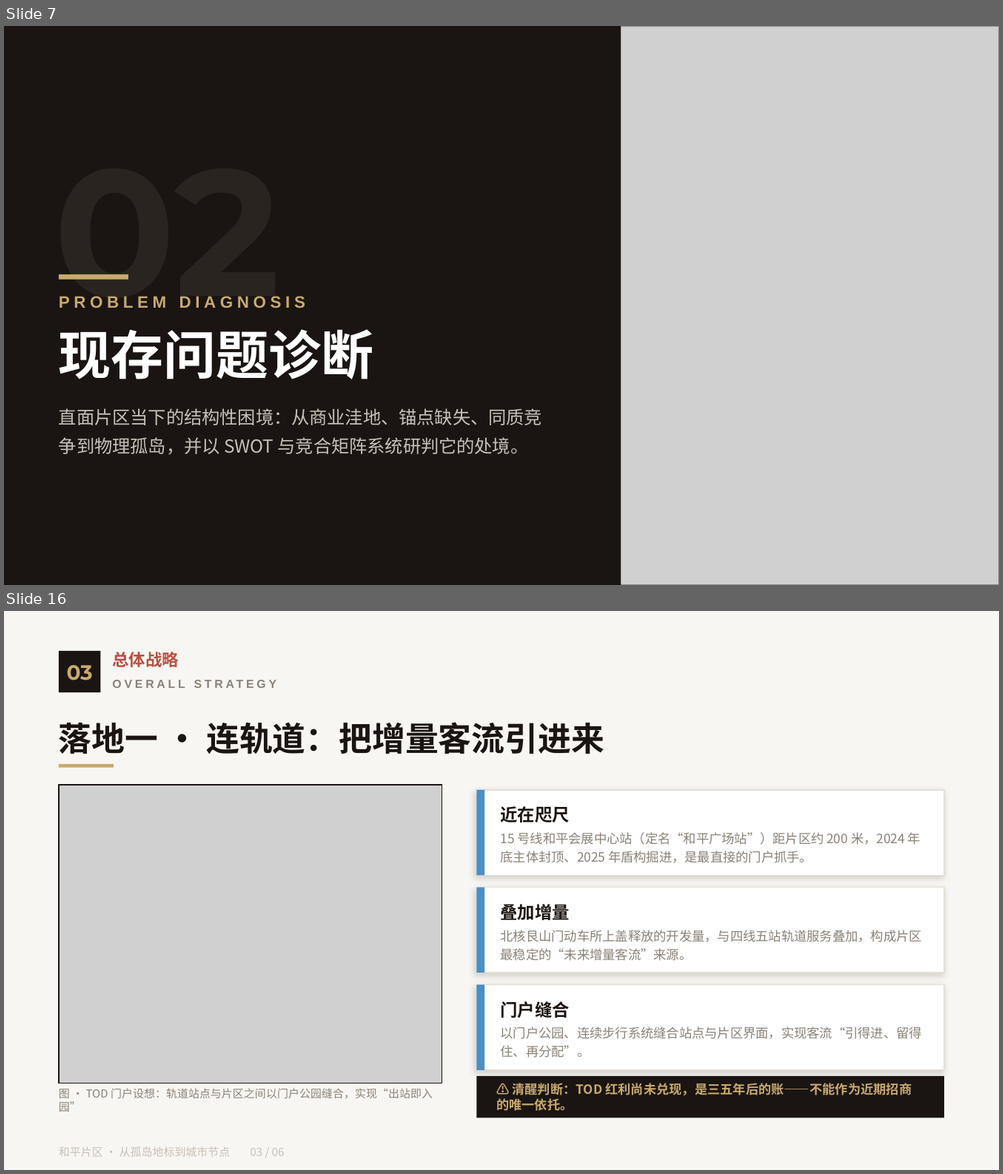
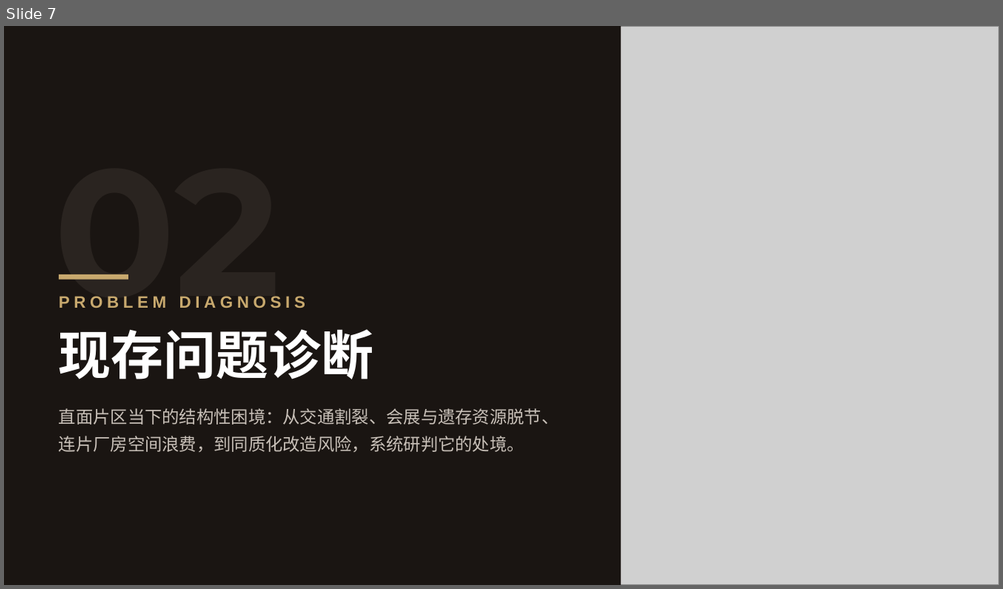
Before and after one commit to everglowwwww/LeoLee-Artical-and-Speech, a slide deck: 和平片区整体规划方案.pptx. Shown one above the other, each under a label of ours: slides 7 and 16 before the commit, slide 7 after it; the slides between them are not shown. The pictures are 1003x1174 and 1003x589 pixels, drawn with LibreOffice and Linux fonts; fonts in the diff are those of the drawing; grey boxes stand for pictures. Boxes give left, top, right and bottom in pixels: in the first picture for what was removed or moved away, otherwise in the second. Text is boxed around its words. In the diff, an @@ line names an element or a change of style, - is before the commit and + after.

```diff
--- a/和平片区整体规划方案.pptx
+++ b/和平片区整体规划方案.pptx
@@ slide 16 removed at (4, 611, 999, 1170), background #F8F6F2 @@
@@ rectangle removed at (59, 651, 100, 692) @@
@@ text removed at (112, 652, 179, 667) @@
-总体战略
@@ text removed at (67, 665, 93, 681) @@
-03
@@ text removed at (112, 672, 609, 695) @@
-OVERALL STRATEGY
@@ text removed at (59, 722, 604, 754) @@
-落地一 · 连轨道：把增量客流引进来
@@ rectangle removed at (59, 764, 114, 768) @@
@@ picture removed at (59, 785, 441, 1083) @@
@@ rectangle removed at (59, 785, 441, 1083) @@
@@ rectangle removed at (476, 790, 944, 876) @@
@@ rectangle removed at (476, 790, 484, 876) @@
@@ text removed at (501, 806, 569, 823) @@
-近在咫尺
@@ text removed at (501, 832, 920, 863) @@
-15 号线和平会展中心站（定名“和平广场站”）距片区约 200 米，2024 年底主体封顶、2025 年盾构掘进，是最直接的门户抓手。
@@ rectangle removed at (476, 888, 944, 973) @@
@@ rectangle removed at (476, 888, 484, 973) @@
@@ text removed at (501, 904, 569, 920) @@
-叠加增量
@@ text removed at (501, 930, 922, 961) @@
-北核艮山门动车所上盖释放的开发量，与四线五站轨道服务叠加，构成片区最稳定的“未来增量客流”来源。
@@ rectangle removed at (476, 985, 944, 1071) @@
@@ rectangle removed at (476, 985, 484, 1071) @@
@@ text removed at (501, 1002, 569, 1018) @@
-门户缝合
@@ text removed at (501, 1027, 922, 1058) @@
-以门户公园、连续步行系统缝合站点与片区界面，实现客流“引得进、留得住、再分配”。
@@ rectangle removed at (476, 1076, 944, 1118) @@
@@ text removed at (59, 1088, 432, 1112) @@
-图 · TOD 门户设想：轨道站点与片区之间以门户公园缝合，实现“出站即入园”
@@ text removed at (496, 1083, 911, 1111) @@
-⚠ 清醒判断：TOD 红利尚未兑现，是三五年后的账——不能作为近期招商的唯一依托。
@@ text removed at (59, 1147, 284, 1157) @@
-和平片区 · 从孤岛地标到城市节点 03 / 06
@@ slide 7 changed as well @@
@@ text at (59, 409, 559, 452): text changed; size 13 to 12.5 pt @@
-直面片区当下的结构性困境：从商业洼地、锚点缺失、同质竞争到物理孤岛，并以 SWOT 与竞合矩阵系统研判它的处境。
+直面片区当下的结构性困境：从交通割裂、会展与遗存资源脱节、连片厂房空间浪费，到同质化改造风险，系统研判它的处境。
```
Also in this commit, not shown: 10 other slides changed, 18 slides added, 19 other slides removed.
